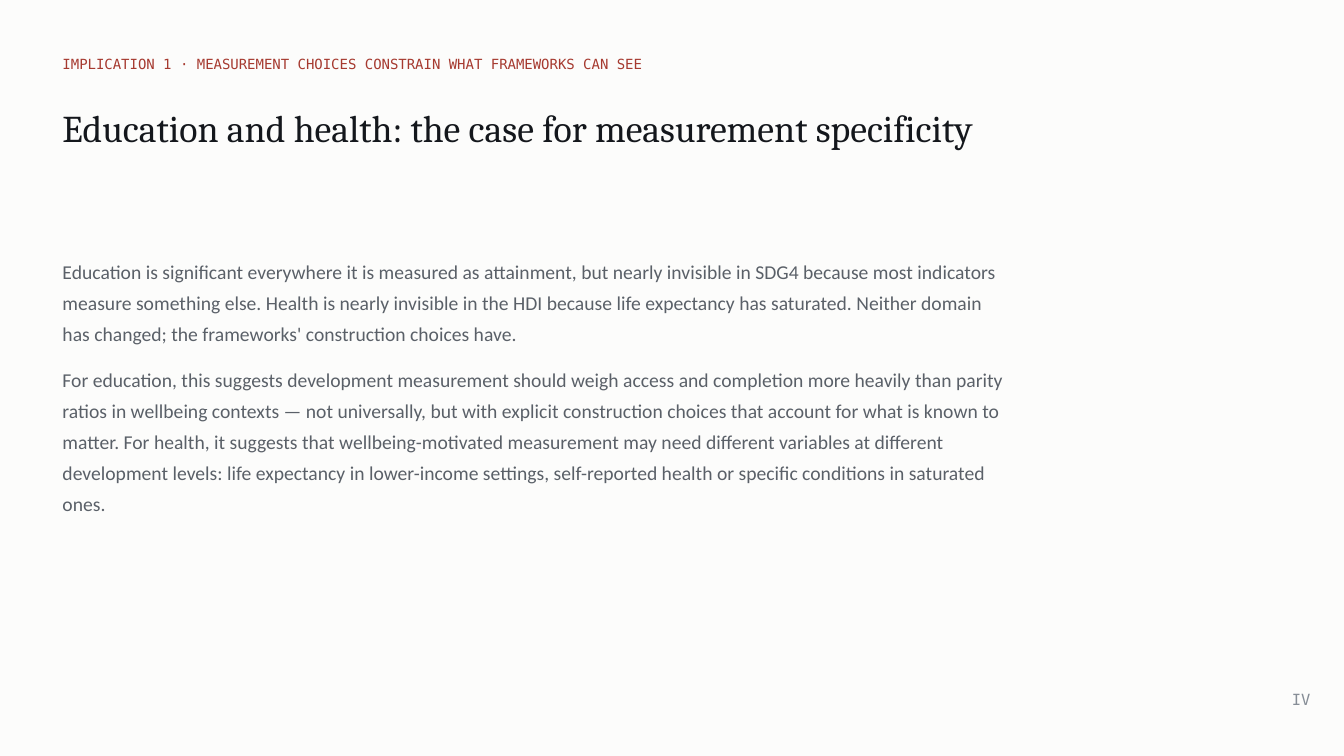
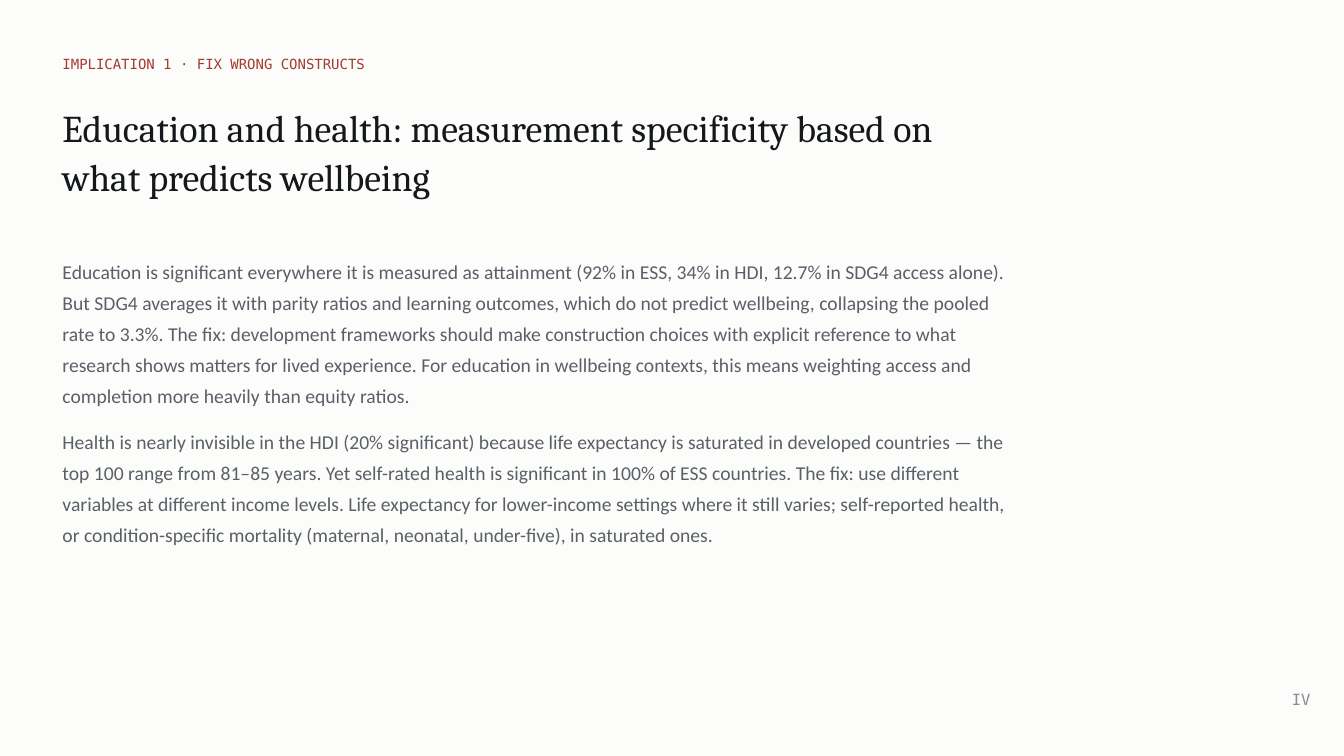
Before and after one commit to cwejnert/HDI-Happiness, a slide deck: slide 21 of deck/Measured_Where_It_Varies.pptx. Drawn at 1344x756 pixels with LibreOffice and Linux fonts; fonts in the diff are those of the drawing. Boxes give left, top, right and bottom in pixels: in the first picture for what was removed or moved away, otherwise in the second. Text is boxed around its words. In the diff, an @@ line names an element or a change of style, - is before the commit and + after.

```diff
--- a/deck/Measured_Where_It_Varies.pptx
+++ b/deck/Measured_Where_It_Varies.pptx
@@ text at (62, 58, 365, 69): text changed @@
-IMPLICATION 1 · MEASUREMENT CHOICES CONSTRAIN WHAT FRAMEWORKS CAN SEE
+IMPLICATION 1 · FIX WRONG CONSTRUCTS
@@ text at (62, 115, 932, 199): text changed @@
-Education and health: the case for measurement specificity
+Education and health: measurement specificity based on what predicts wellbeing
@@ text at (62, 265, 1005, 545): text changed @@
-Education is significant everywhere it is measured as attainment, but nearly invisible in SDG4 because most indicators measure something else. Health is nearly invisible in the HDI because life expectancy has saturated. Neither domain has changed; the frameworks' construction choices have.
-For education, this suggests development measurement should weigh access and completion more heavily than parity ratios in wellbeing contexts — not universally, but with explicit construction choices that account for what is known to matter. For health, it suggests that wellbeing-motivated measurement may need different variables at different development levels: life expectancy in lower-income settings, self-reported health or specific conditions in saturated ones.
+Education is significant everywhere it is measured as attainment (92% in ESS, 34% in HDI, 12.7% in SDG4 access alone). But SDG4 averages it with parity ratios and learning outcomes, which do not predict wellbeing, collapsing the pooled rate to 3.3%. The fix: development frameworks should make construction choices with explicit reference to what research shows matters for lived experience. For education in wellbeing contexts, this means weighting access and completion more heavily than equity ratios.
+Health is nearly invisible in the HDI (20% significant) because life expectancy is saturated in developed countries — the top 100 range from 81–85 years. Yet self-rated health is significant in 100% of ESS countries. The fix: use different variables at different income levels. Life expectancy for lower-income settings where it still varies; self-reported health, or condition-specific mortality (maternal, neonatal, under-five), in saturated ones.
```
Also in this commit, not shown: 4 other slides changed, 1 other file.
